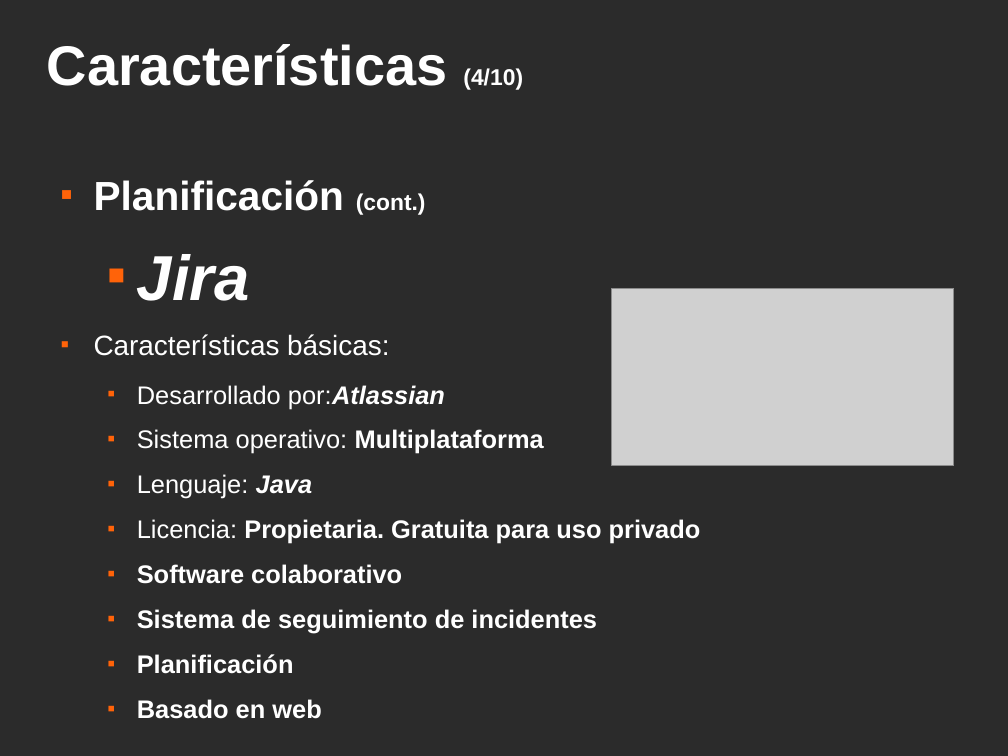
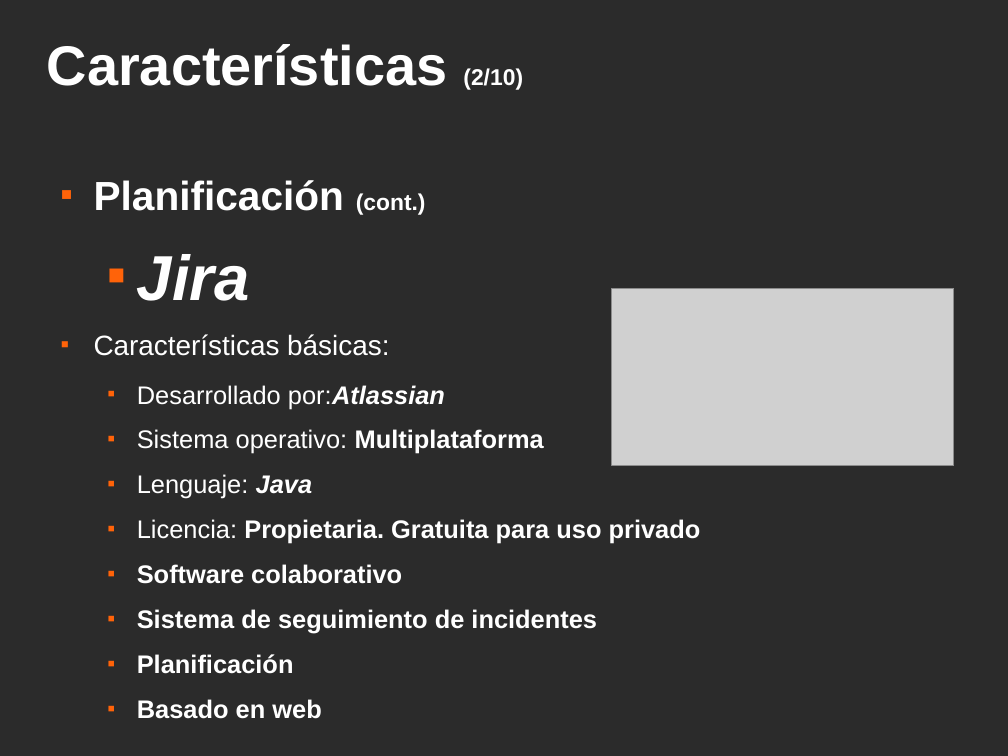
Before and after one commit to srug86/trabajos5oesi.sistcolab, a slide deck: slide 6 of slices/slices.odp. Drawn at 1008x756 pixels with LibreOffice and Linux fonts; fonts in the diff are those of the drawing; grey boxes stand for pictures; background and template pictures are left out; a plain dark background stands for a picture behind light text. Boxes give left, top, right and bottom in pixels: in the first picture for what was removed or moved away, otherwise in the second. Text is boxed around its words. In the diff, an @@ line names an element or a change of style, - is before the commit and + after.

```diff
--- a/slices/slices.odp
+++ b/slices/slices.odp
@@ title at <box>47,44,523,90</box>: text changed @@
-Características (4/10)
+Características (2/10)
```
Also in this commit, not shown: 7 other slides changed, 2 slides added.
